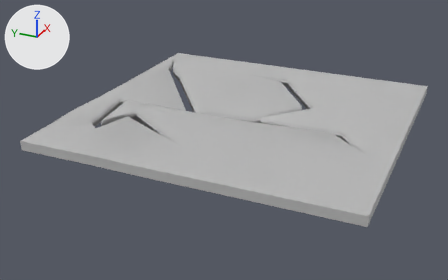
Renders of the FBX model Assets/Art/WhiteboxAssets/Housing/SM_Roof_S_Crack.fbx from each side of a commit.
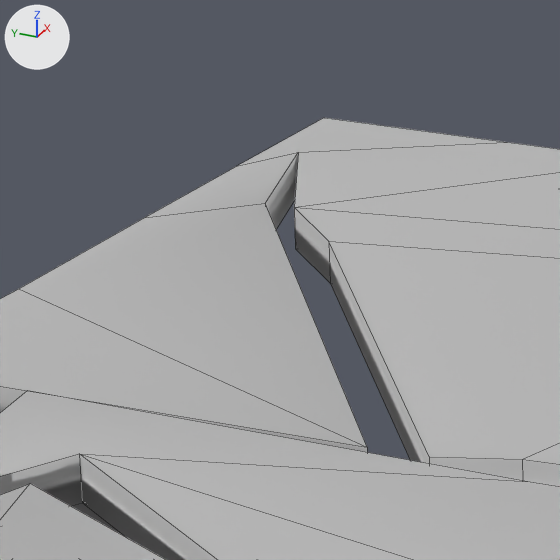
Each version is shown whole from a 50 mm camera at (-67.89, -17.15, 10.96) aimed at (-59.24, -13.26, 6.63), then close up on the part from 27% to 49% of the width and 12% to 46% of the height. The axes (+X, +Y, +Z) are drawn at upper left. The lights are the same throughout. The close-ups show mesh edges as thin lines. Where no turn or scale is listed for an object, it has been applied to the vertices.

Objects in the first close-up: 'SM_Roof_S_Crack'.
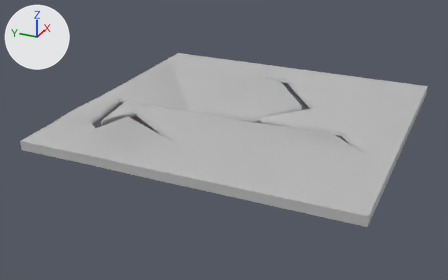
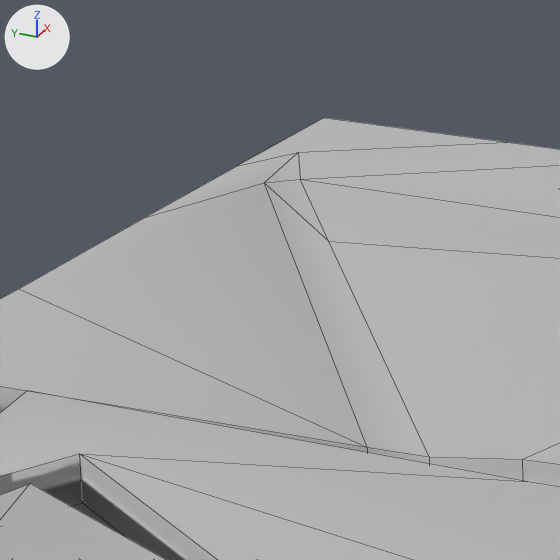
Pixel boxes (x1, y1, x2, y2) of what changed, in the close-ups (560 x 560 px; the box of a moved part takes in the faces that stretch with it):
```json
{"part": 1, "of": "me_mesh", "change": "moved or reshaped", "before": [19, 142, 560, 463], "after": [19, 142, 560, 463]}
```

Scene script edits in JSON lines:
```json
{"block": "me_mesh", "where": "me_mesh.from_pydata(...)  # 128 vertices, 128 faces; spans x 0.0..5.0, y -5.2..0.0, z -0.26..0.34"}
{"block": "me_mesh", "where": "# used by ob_sm_roof_s_crack; location = (-61.446, -10.918, 6.945)"}
{"block": "me_mesh", "where": "# verts and faces of me_mesh; kept vertices keep their numbers, new ones are numbered from 128"}
{"block": "me_mesh", "where": "# before: 36 (2.57, -1.43, -0.05) at pixel (367, 447), 37 (4.0, -0.3, 0.15) at pixel (265, 203), 38 (4.58, -0.12, 0.15) at pixel (298, 152), 41 (4.58, -0.12, 0.0), 42 (4.0, -0.3, 0.0)"}
{"block": "me_mesh", "where": "# before: 43 (2.57, -1.43, -0.21), 52 (2.65, -1.6, -0.09) at pixel (429, 456), 53 (3.8, -0.66, 0.12) at pixel (328, 241), 54 (4.01, -0.41, 0.15) at pixel (294, 207), 57 (4.01, -0.41, 0.0) at pixel (295, 248)"}
{"block": "me_mesh", "where": "# before: 58 (3.8, -0.66, -0.03) at pixel (330, 283), 59 (2.65, -1.6, -0.24)"}
{"block": "me_mesh", "change": "me_mesh part 1"}
{"op": "add", "block": "me_mesh", "code": "delete_faces([(36, 43, 42, 37), (37, 42, 41, 38), (38, 41, 57, 54), (53, 54, 57, 58), (52, 53, 58, 59)])"}
{"op": "add", "block": "me_mesh", "code": "verts[37] = (4.0, -0.3, 0.22)  # moved, pixel (264, 182)"}
{"op": "add", "block": "me_mesh", "code": "verts[42] = (4.0, -0.3, -0.03)  # moved"}
{"op": "add", "block": "me_mesh", "code": "verts[54] = (4.06, -0.41, 0.23)  # moved, pixel (300, 179)"}
{"op": "add", "block": "me_mesh", "code": "verts[57] = (4.01, -0.41, -0.04)  # moved"}
{"op": "add", "block": "me_mesh", "code": "verts[58] = (3.8, -0.75, -0.11)  # moved"}
{"op": "add", "block": "me_mesh", "code": "faces += [(37, 54, 38), (37, 53, 54), (36, 52, 53, 37), (36, 43, 59, 52), (42, 58, 59, 43), (42, 57, 58)]"}
{"op": "add", "block": "me_mesh", "code": "faces += [(41, 57, 42)]"}
```
